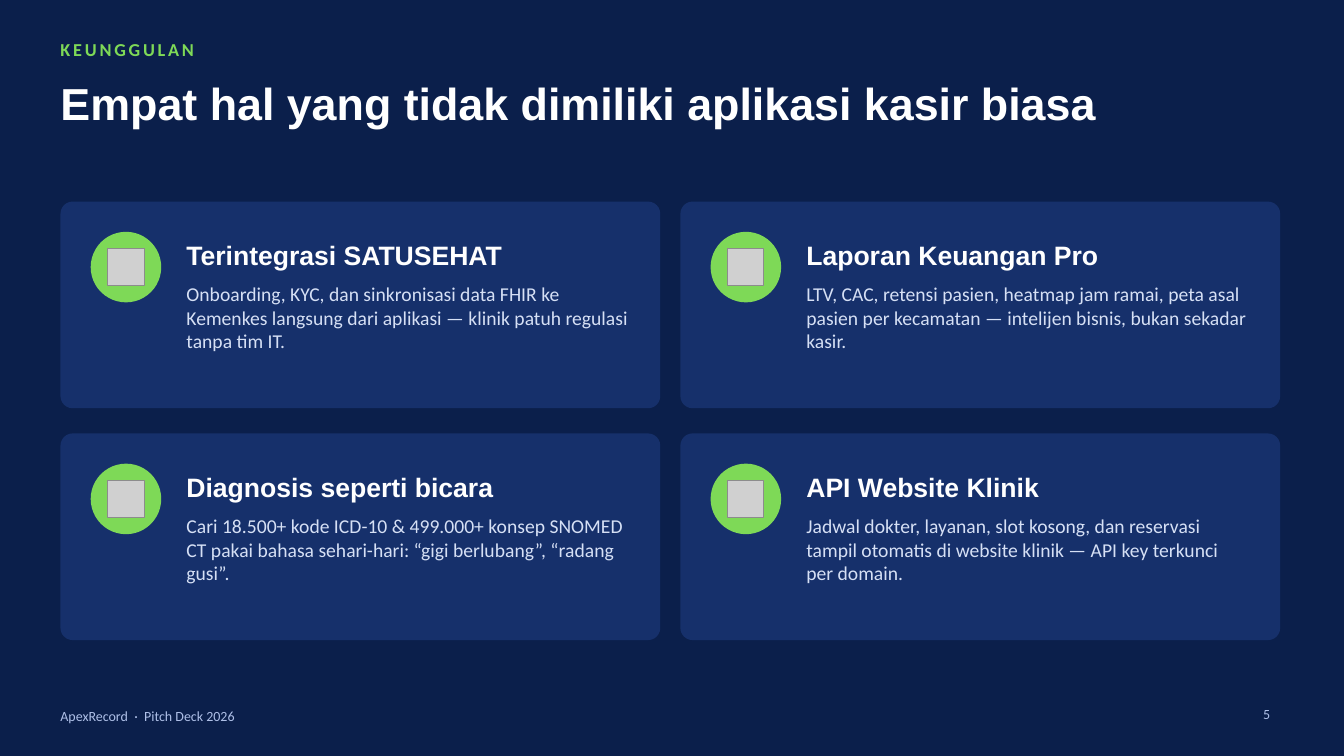
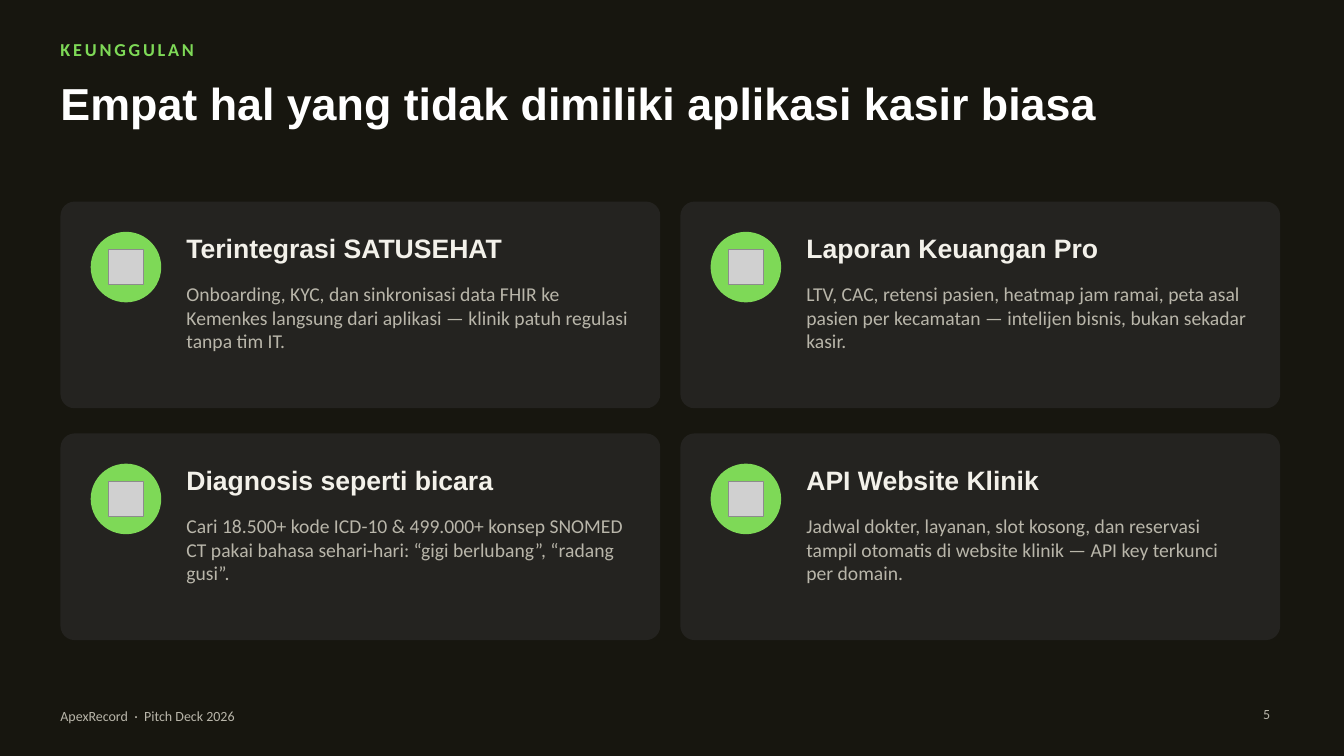
Before and after one commit to fajrulichsanai/apex-record, a slide deck: slide 5 of docs/pitch-deck/ApexRecord-Pitch-Deck.pptx. Drawn at 1344x756 pixels with LibreOffice and Linux fonts; fonts in the diff are those of the drawing; grey boxes stand for pictures. Boxes give left, top, right and bottom in pixels: in the first picture for what was removed or moved away, otherwise in the second. Text is boxed around its words. In the diff, an @@ line names an element or a change of style, - is before the commit and + after.

```diff
--- a/docs/pitch-deck/ApexRecord-Pitch-Deck.pptx
+++ b/docs/pitch-deck/ApexRecord-Pitch-Deck.pptx
@@ background #0B1F4B to #17160F @@
@@ fill #16306B to #242320; proportions changed in 4 elements at [60, 202, 660, 408], [681, 202, 1280, 408], [60, 434, 660, 640], [681, 434, 1280, 640] @@
@@ text colour #FFFFFF to #F3F1EA; vertical alignment middle to top in 4 elements at [186, 238, 502, 263], [806, 239, 1098, 263], [186, 470, 493, 495], [806, 470, 1039, 491] @@
@@ text colour #D6E0F5 to #B9B6AA in 4 elements at [186, 287, 628, 351], [806, 287, 1246, 348], [186, 519, 623, 584], [806, 519, 1218, 583] @@
@@ text "ApexRecord · Pitch Deck 2026" at [60, 711, 234, 723]: text colour #AFC0E8 to #B9B6AA @@
@@ page number at [1263, 710, 1270, 719]: text colour #AFC0E8 to #B9B6AA @@
```
Also in this commit, not shown: 12 other slides changed, 7 slides added, 3 slides removed.
